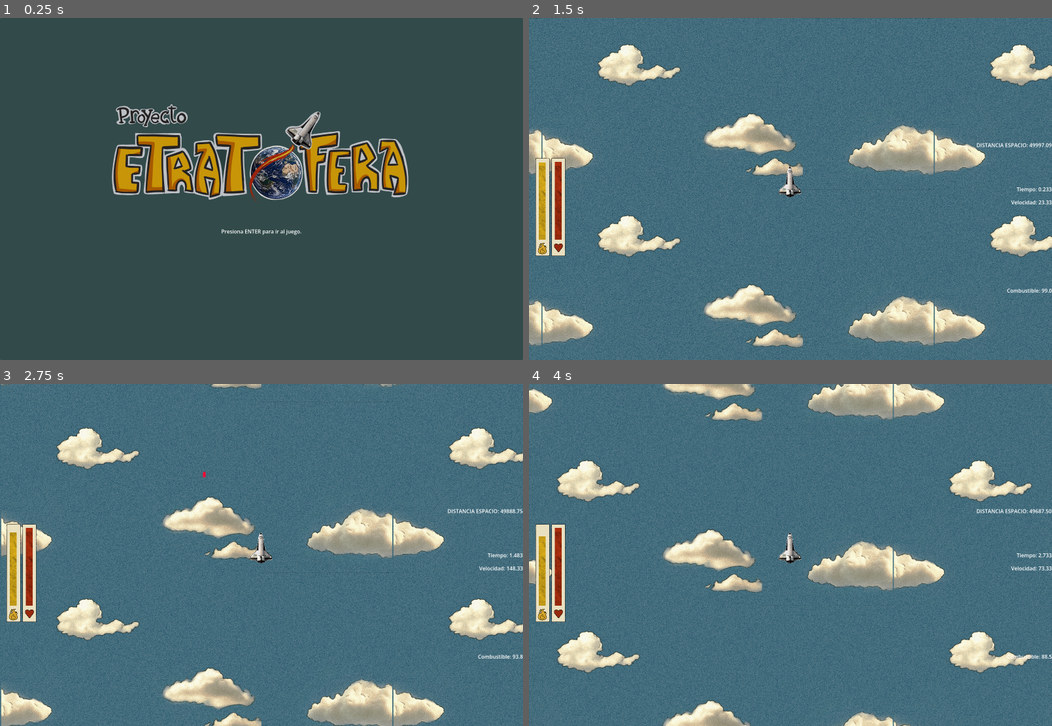
Above: before the commit, frames 1-4 (two rows, left to right).
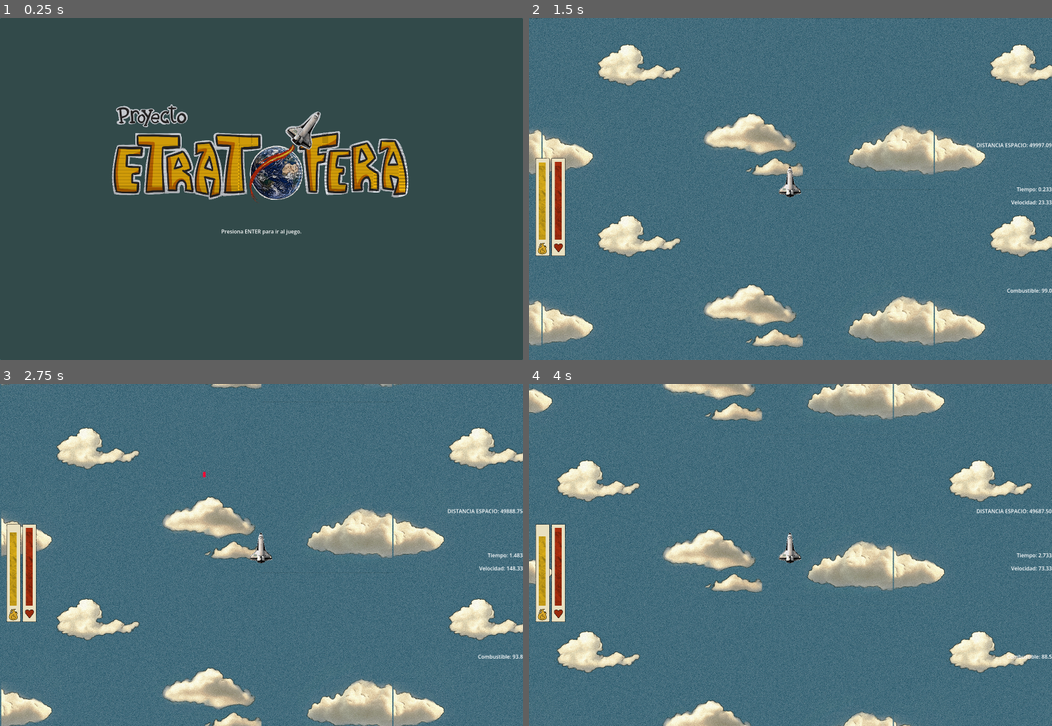
Above: after the commit, the same moments.

Repository: Brahiyan/ProyectoEtratofera
Game: Godot game, scene res://Menus/menu_principal.tscn
Same seed, same stepped clock (60 frames per second), same inputs: the game is played once before the commit and once after it.
Inputs:
- Up to frame 1 (0.25 s): no input
- Up to frame 2 (1.5 s): tap Enter (ENTER) at 0.5, 1.25 s; hold D (DERECHA) 0.53-1.28 s; hold K (ABRIR_PARACAIDAS) 0.53-1.28 s; hold A (IZQUIERDA) from 1.28 s (still down); tap S (BAJAR) at 1.35 s
- Up to frame 3 (2.75 s): release A (IZQUIERDA) at 2.03 s; hold D (DERECHA) from 2.03 s (still down); hold L (DISPARAR) from 2.03 s (still down)
- Up to frame 4 (4 s): release L (DISPARAR) at 2.78 s; tap Enter (ENTER) at 2.85 s; release D (DERECHA) at 3.53 s; hold A (IZQUIERDA) from 3.53 s (still down); tap Space (FRENAR) at 3.6 s

The runs differ from the first frame. In frame 1, 1.8% of the frame differs, in the area x 21-79%, y 25-54%; in frame 2, less than 0.1%; in frame 3, less than 0.1%; in frame 4, less than 0.1%.

Commit message:
Se agrego Duhalien

Diff:
--- /dev/null
+++ b/Entidades/Enemigos/Jefes/duhalien.gd
@@ -0,0 +1,39 @@
+extends Jefe
+
+
+@onready var rayo_laser: RayCast2D = $PathFollow2D/RayoLaser
+
+
+func mover_path(delta: float) -> void:
+	#path_follow_2d.progress_ratio += velocidad * delta * direccion
+	#if path_follow_2d.progress_ratio >= 1.0:
+		#path_follow_2d.progress_ratio = 1.0
+		#direccion = -1
+		#atacando = false
+	#elif path_follow_2d.progress_ratio <= 0.0:
+		#path_follow_2d.progress_ratio = 0.0
+		#direccion = 1
+	var nuevo = path_follow_2d.progress_ratio + velocidad * delta * direccion
+	set_progress_ratio(nuevo)
+
+	if path_follow_2d.progress_ratio >= 1.0:
+		direccion = -1
+		atacando = false
+
+	elif path_follow_2d.progress_ratio <= 0.0:
+		direccion = 1
+
+func atacar() -> void:
+	super()
+	atacando = true
+	rayo_laser.activar_laser()
+	await get_tree().create_timer(1.5).timeout
+	detener_ataque()
+
+func detener_ataque() -> void:
+	atacando = false
+	rayo_laser.desactivar_laser()
+
+func _on_threshold_alcanzado() -> void:
+	super()
+	atacar()
--- /dev/null
+++ b/Entidades/Enemigos/Jefes/duhalien.tscn
@@ -0,0 +1,37 @@
+[gd_scene format=3 uid="uid://cjh5u5hpw3hqu"]
+
+[ext_resource type="PackedScene" uid="uid://iardrm7ph6kc" path="res://Entidades/Enemigos/Jefes/jefe.tscn" id="1_q0bqm"]
+[ext_resource type="Script" uid="uid://6c283ywdyao3" path="res://Entidades/Enemigos/Jefes/duhalien.gd" id="2_v7qui"]
+[ext_resource type="Texture2D" uid="uid://d47jh0guos8q" path="res://Assets/duhallde nave png.png" id="3_33ulx"]
+[ext_resource type="PackedScene" uid="uid://cagt0ci8yjik2" path="res://Spawneables/Proyectiles/rayo_laser.tscn" id="4_x7qci"]
+
+[sub_resource type="Curve2D" id="Curve2D_v7qui"]
+resource_local_to_scene = true
+_data = {
+"points": PackedVector2Array(0, 0, 0, 0, 0, -2, 0, 0, 0, 0, 592, 111, 0, 0, 0, 0, 17, 349, 0, 0, 0, 0, -551, 106, 0, 0, 0, 0, -2, 0)
+}
+point_count = 5
+
+[sub_resource type="CircleShape2D" id="CircleShape2D_33ulx"]
+radius = 79.101204
+
+[node name="Duhalien" unique_id=1805702285 instance=ExtResource("1_q0bqm")]
+curve = SubResource("Curve2D_v7qui")
+script = ExtResource("2_v7qui")
+velocidad = 0.1
+cuando_ataca = 0.5
+
+[node name="PathFollow2D" parent="." index="0" unique_id=752824890]
+position = Vector2(0, -2)
+
+[node name="CollisionShape2D" parent="PathFollow2D/Area2D" parent_id_path=PackedInt32Array(357048537) index="0" unique_id=684076131]
+position = Vector2(0, -39)
+shape = SubResource("CircleShape2D_33ulx")
+
+[node name="Sprite2D" parent="PathFollow2D" index="1" unique_id=1237104020]
+scale = Vector2(0.203, 0.203)
+texture = ExtResource("3_33ulx")
+
+[node name="RayoLaser" parent="PathFollow2D" index="2" unique_id=2136159260 instance=ExtResource("4_x7qci")]
+
+[editable path="PathFollow2D/RayoLaser"]
--- /dev/null
+++ b/Entidades/Enemigos/Jefes/jefe.gd
@@ -0,0 +1,42 @@
+class_name Jefe extends Path2D
+
+@onready var path_follow_2d: PathFollow2D = $PathFollow2D
+
+@export var velocidad: float = 0.2
+@export var cuando_ataca: float = 0.3
+
+signal threshold_alcanzado
+
+
+var direccion: int = 1
+var atacando: bool = false
+
+func _ready() -> void:
+	threshold_alcanzado.connect(_on_threshold_alcanzado)
+	pass
+
+func _physics_process(delta: float) -> void:
+	mover_path(delta)
+	#controlar_ataque()
+
+func mover_path(delta: float) -> void:
+	pass
+
+func set_progress_ratio(valor: float) -> void:
+	var anterior = path_follow_2d.progress_ratio
+	path_follow_2d.progress_ratio = clamp(valor, 0.0, 1.0)
+	if anterior < cuando_ataca and path_follow_2d.progress_ratio >= cuando_ataca:
+		threshold_alcanzado.emit()
+
+func controlar_ataque() -> void:
+	if direccion == 1 and path_follow_2d.progress_ratio >= cuando_ataca and not atacando:
+		atacar()
+		atacando = true
+
+func atacar() -> void:
+	print("¡Atacando!")
+
+
+func _on_threshold_alcanzado() -> void:
+
+	pass
--- /dev/null
+++ b/Entidades/Enemigos/Jefes/jefe.tscn
@@ -0,0 +1,23 @@
+[gd_scene format=3 uid="uid://iardrm7ph6kc"]
+
+[ext_resource type="Script" uid="uid://drfmiwaixigw6" path="res://Entidades/Enemigos/Jefes/jefe.gd" id="1_d0syh"]
+
+[sub_resource type="Curve2D" id="Curve2D_uf8ab"]
+resource_local_to_scene = true
+
+[node name="Jefe" type="Path2D" unique_id=1805702285]
+curve = SubResource("Curve2D_uf8ab")
+script = ExtResource("1_d0syh")
+velocidad = 0.07
+
+[node name="PathFollow2D" type="PathFollow2D" parent="." unique_id=752824890]
+position = Vector2(1, 1)
+rotates = false
+loop = false
+
+[node name="Area2D" type="Area2D" parent="PathFollow2D" unique_id=357048537]
+
+[node name="CollisionShape2D" type="CollisionShape2D" parent="PathFollow2D/Area2D" unique_id=684076131]
+
+[node name="Sprite2D" type="Sprite2D" parent="PathFollow2D" unique_id=1237104020]
+scale = Vector2(0.1, 0.1)
--- /dev/null
+++ b/Spawneables/Proyectiles/rayo_laser.tscn
@@ -0,0 +1,9 @@
+[gd_scene format=3 uid="uid://cagt0ci8yjik2"]
+
+[ext_resource type="Script" uid="uid://c2112s2y53we0" path="res://rayo_laser.gd" id="1_rdg8d"]
+
+[node name="RayoLaser" type="RayCast2D" unique_id=2136159260]
+script = ExtResource("1_rdg8d")
+
+[node name="Line2D" type="Line2D" parent="." unique_id=567617950]
+scale = Vector2(0.8209607, 0.69014084)
--- a/project.godot
+++ b/project.godot
@@ -93,5 +93,5 @@
 
 [rendering]
 
-textures/canvas_textures/default_texture_filter=2
+textures/canvas_textures/default_texture_filter=0
 rendering_device/driver.windows="d3d12"
--- /dev/null
+++ b/rayo_laser.gd
@@ -0,0 +1,37 @@
+extends RayCast2D
+
+@onready var line_2d: Line2D = $Line2D
+
+@export var max_length: float = 800.0
+@export var growth_speed: float = 1200.0
+
+var activo: bool
+var current_length := 0.0
+
+
+func _process(delta):
+	if !activo: return
+
+	current_length += growth_speed * delta
+	current_length = min(current_length, max_length)
+
+	target_position = Vector2(0, current_length)
+	force_raycast_update()
+
+	var end_point: Vector2
+	if self.is_colliding():
+		end_point = to_local(get_collision_point())
+	else:
+		end_point = target_position
+	line_2d.points = [Vector2.ZERO, end_point]
+
+
+func activar_laser() ->void:
+	current_length = 0.0
+	enabled = true
+	activo = true
+
+func desactivar_laser() -> void:
+	activo = false
+	enabled = false
+	line_2d.points = [Vector2.ZERO, Vector2.ZERO]
Not shown, added: Entidades/Enemigos/Jefes/duhalien.gd.uid
Not shown, added: Entidades/Enemigos/Jefes/jefe.gd.uid
Not shown, added: rayo_laser.gd.uid
